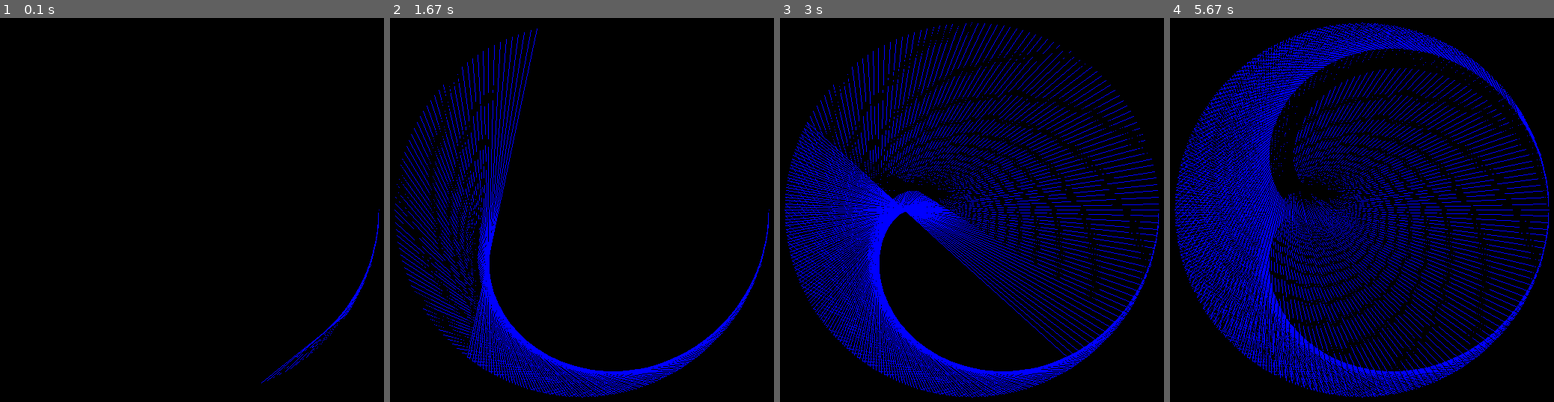
Above: before the commit, frames 1-4 (left to right).
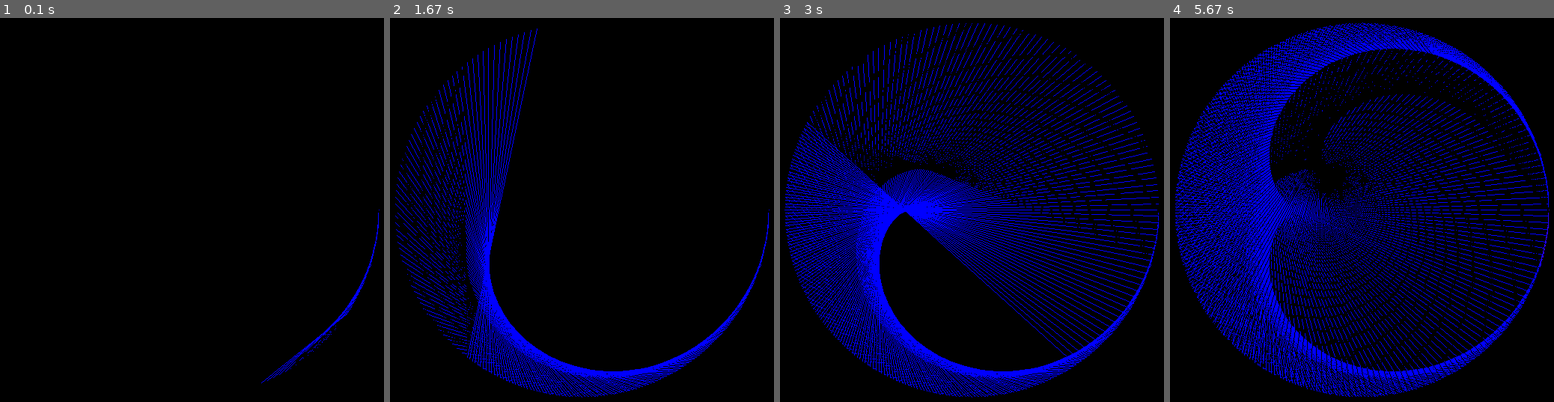
Above: after the commit, the same moments.

Repository: BornOfTheMoon/Summer_practise
Game: pygame game, started from 3 - E/main.py
Two runs of this game, one before a commit and one after it. Both use one fixed random seed, a clock stepped at 60 frames per second and the inputs below.
Inputs:
- Up to frame 1 (0.1 s): no input
- Up to frame 2 (1.67 s): no input
- Up to frame 3 (3 s): no input
- Up to frame 4 (5.67 s): no input

The runs differ from the first frame. In frame 1, less than 0.1% of the frame differs, in the area x 71-99%, y 57-94%; in frame 2, 1.6%; in frame 3, 3.9%; in frame 4, 9.6%, in the area x 1-99%, y 1-99%.

Commit message:
add changing color to 3-e

Diff:
--- a/3 - E/main.py
+++ b/3 - E/main.py
@@ -8,8 +8,9 @@
 screen = pg.display.set_mode(size)
 screen.fill((0, 0, 0))
 pg.display.flip()
-fps = 120
+fps = 60
 clock = pg.time.Clock()
+color = pg.Color(0, 0, 255)
 k = 2
 running = True
 drawing = True
@@ -22,17 +23,43 @@
             if event.type == pg.KEYDOWN and event.key == pg.K_SPACE:
                 drawing = False
         # screen.fill((0, 0, 0))
-        for dot in range(361):
+
+
+        for dot in range(360):
             x1 = int(cos(radians(dot)) * 250) + height // 2
             x2 = int(cos(radians(dot * k)) * 250) + height // 2
-            x3 = int(cos(radians(dot * (k - 0.1))) * 250) + height // 2
+            x3 = int(cos(radians(dot * (k - 0.2))) * 250) + height // 2
             y1 = int(sin(radians(dot)) * 250) + height // 2
             y2 = int(sin(radians(dot * k)) * 250) + height // 2
-            y3 = int(sin(radians(dot * (k - 0.1))) * 250) + height // 2
+            y3 = int(sin(radians(dot * (k - 0.2))) * 250) + height // 2
             pg.draw.line(screen, (0, 0, 0), (x1, y1), (x3, y3), 1)
-            pg.draw.line(screen, (0, 0, 255), (x1, y1), (x2, y2), 1)
+            pg.draw.line(screen, color, (x1, y1), (x2, y2), 1)
             pg.display.flip()
-        k += 0.1
+        k += 0.2
+        hsv = color.hsva
+        color.hsva = ((hsv[0] + 10) % 360, hsv[1], hsv[2], hsv[3])
+
+        # for dot in range(360):
+        #     screen.fill((0, 0, 0))
+        #     for point in range(dot + 1):
+        #         x1 = int(cos(radians(point)) * 250) + height // 2
+        #         x2 = int(cos(radians(point * k)) * 250) + height // 2
+        #         y1 = int(sin(radians(dot)) * 250) + height // 2
+        #         y2 = int(sin(radians(dot * k)) * 250) + height // 2
+        #         pg.draw.line(screen, color, (x1, y1), (x2, y2), 1)
+        #         pg.display.flip()
+        #     for point in range(dot + 1, 360):
+        #         x1 = int(cos(radians(point)) * 250) + height // 2
+        #         x2 = int(cos(radians(point * (k - 0.2))) * 250) + height // 2
+        #         y1 = int(sin(radians(dot)) * 250) + height // 2
+        #         y2 = int(sin(radians(dot * (k - 0.2))) * 250) + height // 2
+        #         hsv = color.hsva
+        #         pg.draw.line(screen, (hsv[0] - 20, hsv[1], hsv[2], hsv[3]), (x1, y1), (x2, y2), 1)
+        #         pg.display.flip()
+        # k += 0.2
+        # hsv = color.hsva
+        # color.hsva = ((hsv[0] + 10) % 360, hsv[1], hsv[2], hsv[3])
+
     if k > 10:
         k = 2
     for event in pg.event.get():
